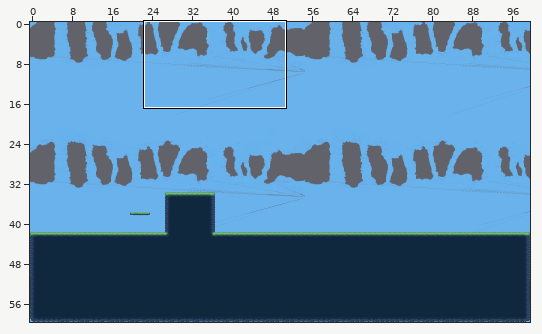
Level history. Tiled map: Tilemap_work/Stage1.tmx. Above, an overview of the earlier version with the close-up marked.
Close-up. First the earlier version:
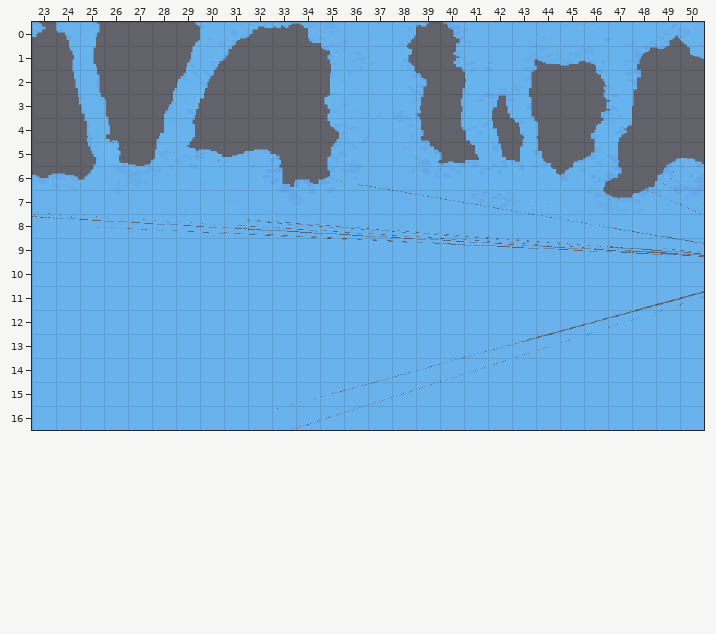
Cells are 32x32 px. Shown: x 23..50, y 0..16. The commit also changed other parts of the map, which this record leaves out.
Once edited:
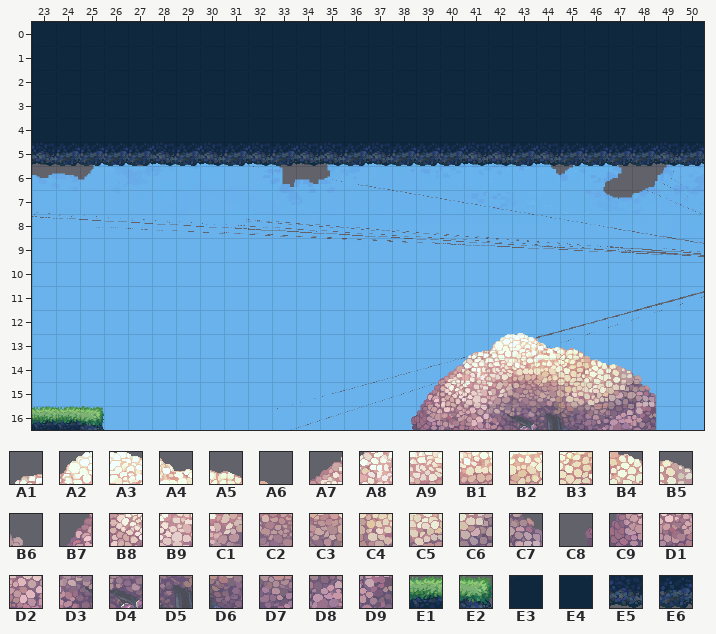
Key: from "Tree_tileset": A1 58, A2 59, A3 60, A4 61, A5 62, A6 63, A7 90, A8 91, A9 92, B1 93, B2 94, B3 95, B4 96, B5 97, B6 98, B7 122, B8 123, B9 124, C1 125, C2 126, C3 127, C4 128, C5 129, C6 130, C7 131, C8 154, C9 155, D1 156, D2 157, D3 158, D4 159, D5 160, D6 161, D7 162, D8 163, D9 164; from "combined_tiles": E1 1, E2 3, E3 5, E4 6, E5 9, E6 10.
__ is an empty cell.
Changes in this commit:
Changed rows in their new state; .. is an unchanged cell.
Layer "나무":
first column x 38:
13 .. .. .. A1 A2 A3 A4 A5 A6 .. ..
14 .. .. A7 A8 A9 B1 B2 B3 B4 B5 B6
15 .. B7 B8 B9 C1 C2 C3 C4 C5 C6 C7
16 C8 C9 D1 D2 D3 D4 D5 D6 D7 D8 D9
Layer "타일":
first column x 23:
 0 E4 E3 E4 E3 E4 E3 E4 E3 E4 E3 E4 E3 E4 E3 E4 E3 E4 E3 E4 E3 E4 E3 E4 E3 E4 E3 E4 E3
 1 E4 E3 E4 E3 E4 E3 E4 E3 E4 E3 E4 E3 E4 E3 E4 E3 E4 E3 E4 E3 E4 E3 E4 E3 E4 E3 E4 E3
 2 E4 E3 E4 E3 E4 E3 E4 E3 E4 E3 E4 E3 E4 E3 E4 E3 E4 E3 E4 E3 E4 E3 E4 E3 E4 E3 E4 E3
 3 E4 E3 E4 E3 E4 E3 E4 E3 E4 E3 E4 E3 E4 E3 E4 E3 E4 E3 E4 E3 E4 E3 E4 E3 E4 E3 E4 E3
 4 E4 E3 E4 E3 E4 E3 E4 E3 E4 E3 E4 E3 E4 E3 E4 E3 E4 E3 E4 E3 E4 E3 E4 E3 E4 E3 E4 E3
 5 E5 E6 E6 E6 E6 E5 E6 E5 E6 E5 E6 E5 E5 E6 E5 E6 E6 E6 E5 E5 E6 E5 E6 E6 E6 E6 E5 E6
first column x 23:
16 E1 E1 E2
